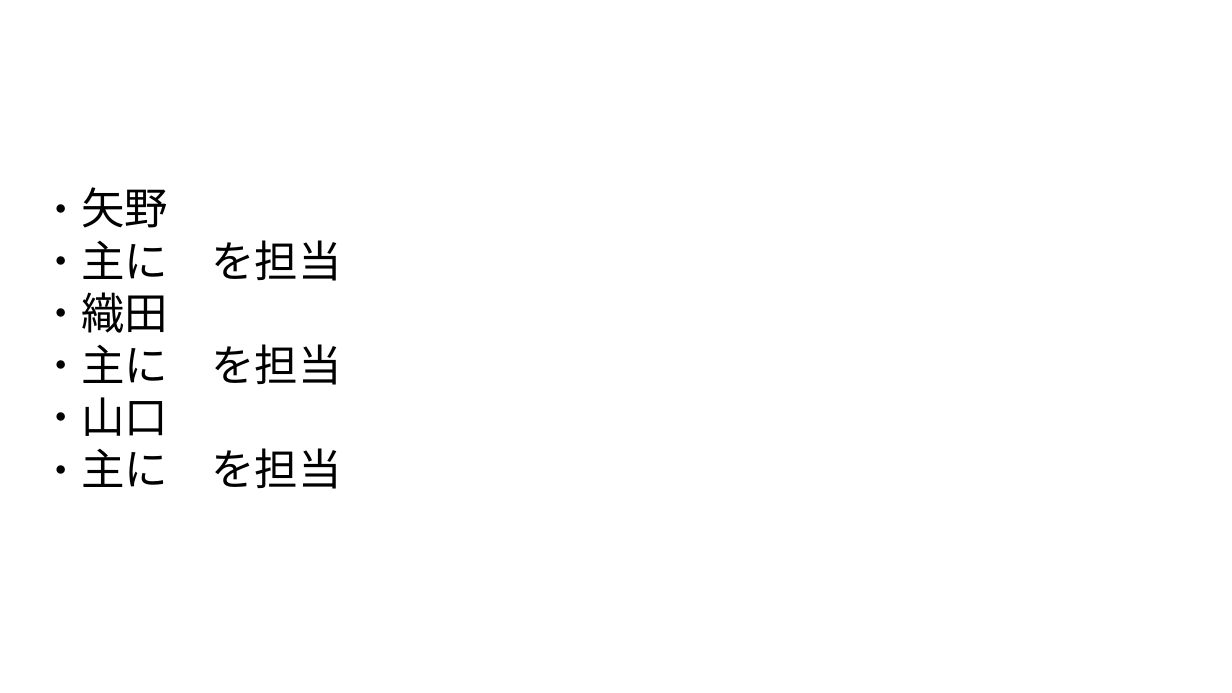
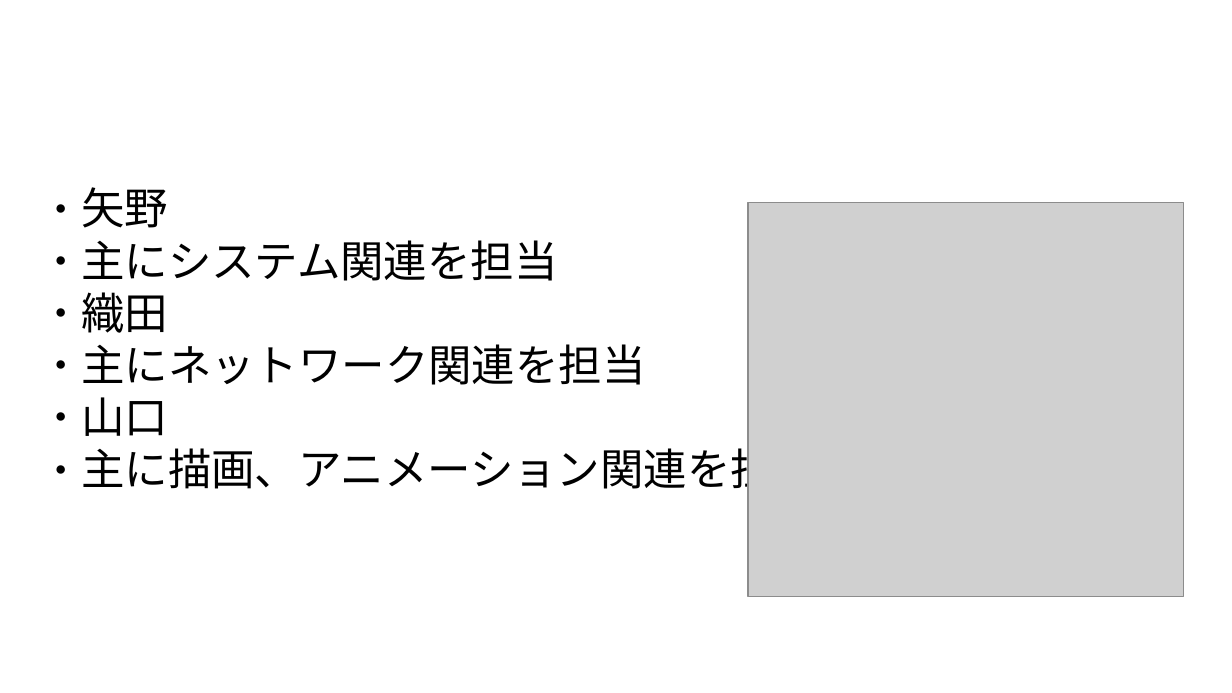
Before and after one commit to rimocon/groupgame, a slide deck: slide 1 of Document/yamaguchi.odp. Drawn at 1232x693 pixels with LibreOffice and Linux fonts; fonts in the diff are those of the drawing; grey boxes stand for pictures; background and template pictures are left out. Boxes give left, top, right and bottom in pixels: in the first picture for what was removed or moved away, otherwise in the second. Text is boxed around its words. In the diff, an @@ line names an element or a change of style, - is before the commit and + after.

```diff
--- a/Document/yamaguchi.odp
+++ b/Document/yamaguchi.odp
@@ picture added at (x1=748, y1=202, x2=1184, y2=597) @@
@@ text at (x1=81, y1=240, x2=557, y2=281): text changed @@
-● 主に を担当
+● 主にシステム関連を担当
@@ text at (x1=81, y1=344, x2=645, y2=385): text changed @@
-● 主に を担当
+● 主にネットワーク関連を担当
@@ text at (x1=81, y1=441, x2=817, y2=496): text changed @@
-● 主に を担当
+● 主に描画、アニメーション関連を担当
```
Also in this commit, not shown: 1 other slide changed.
